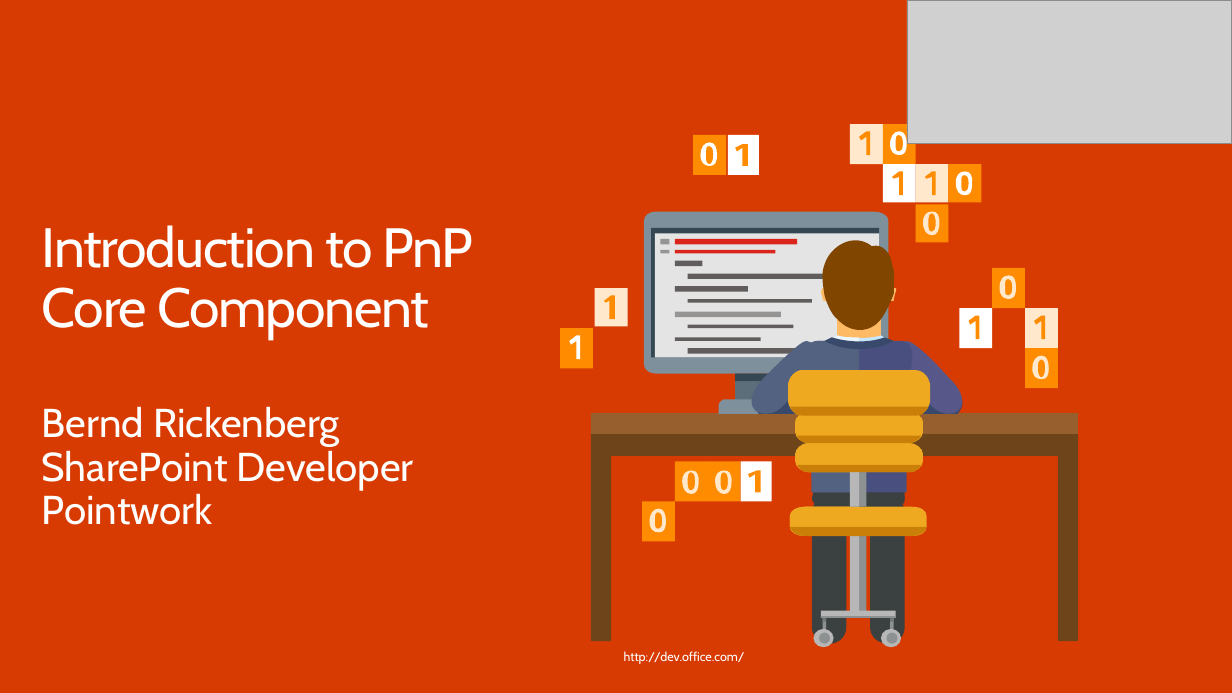
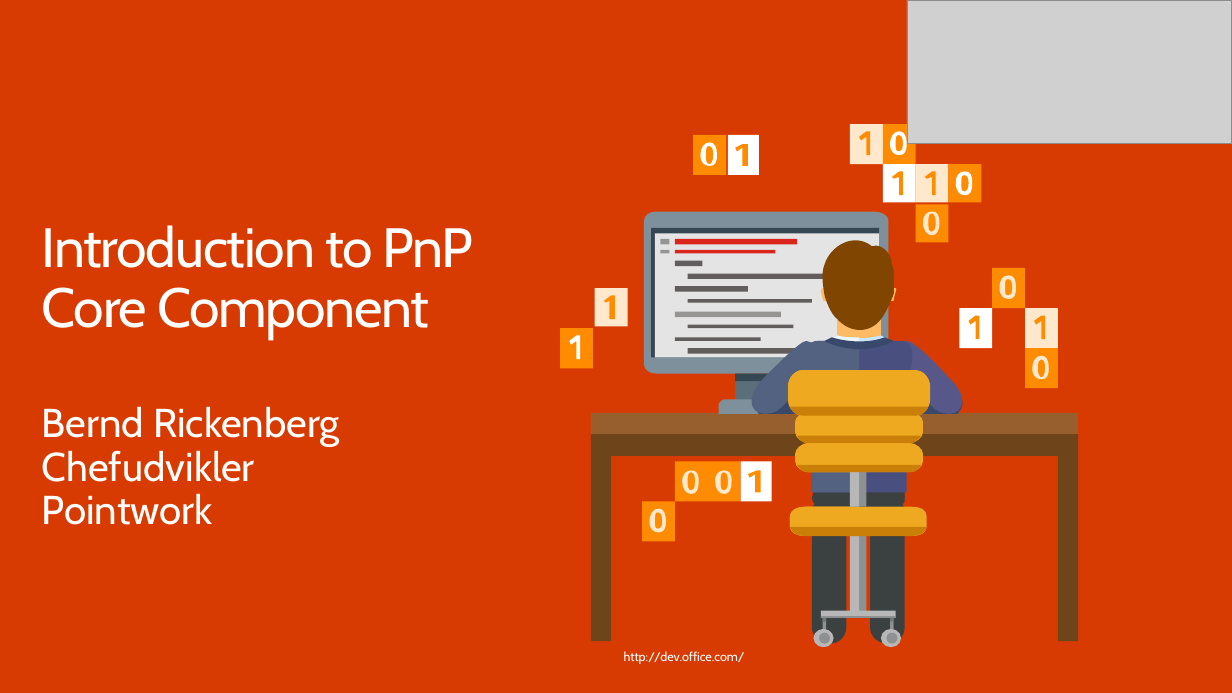
Before and after one commit to andersdissing/spbg-codecamp-pnp-2016, a slide deck: slide 1 of 1 - Introduction to PnP Core Component.pptx. Drawn at 1232x693 pixels with LibreOffice and Linux fonts; fonts in the diff are those of the drawing; grey boxes stand for pictures; background and template pictures are left out. Boxes give left, top, right and bottom in pixels: in the first picture for what was removed or moved away, otherwise in the second. Text is boxed around its words. In the diff, an @@ line names an element or a change of style, - is before the commit and + after.

```diff
--- a/1 - Introduction to PnP Core Component.pptx
+++ b/1 - Introduction to PnP Core Component.pptx
@@ text at [42, 450, 255, 482]: text changed @@
-SharePoint Developer
+Chefudvikler
```
Also in this commit, not shown: 4 other slides changed, 1 other file.
